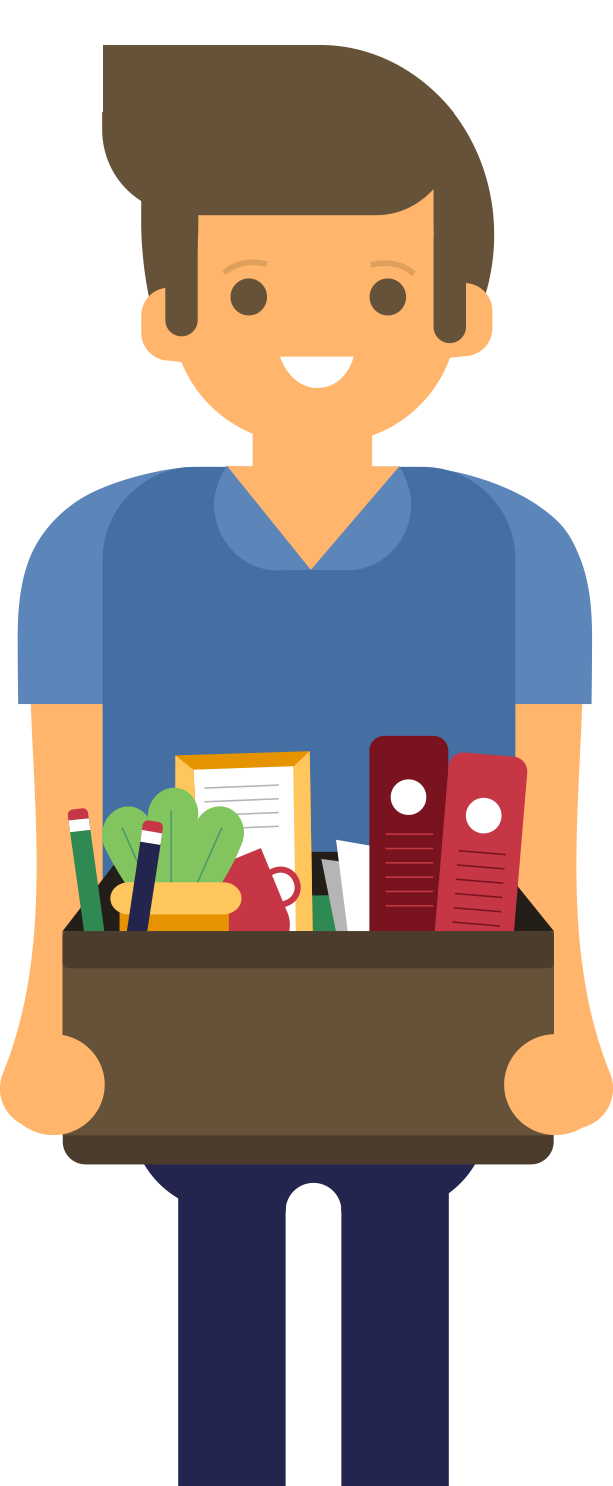
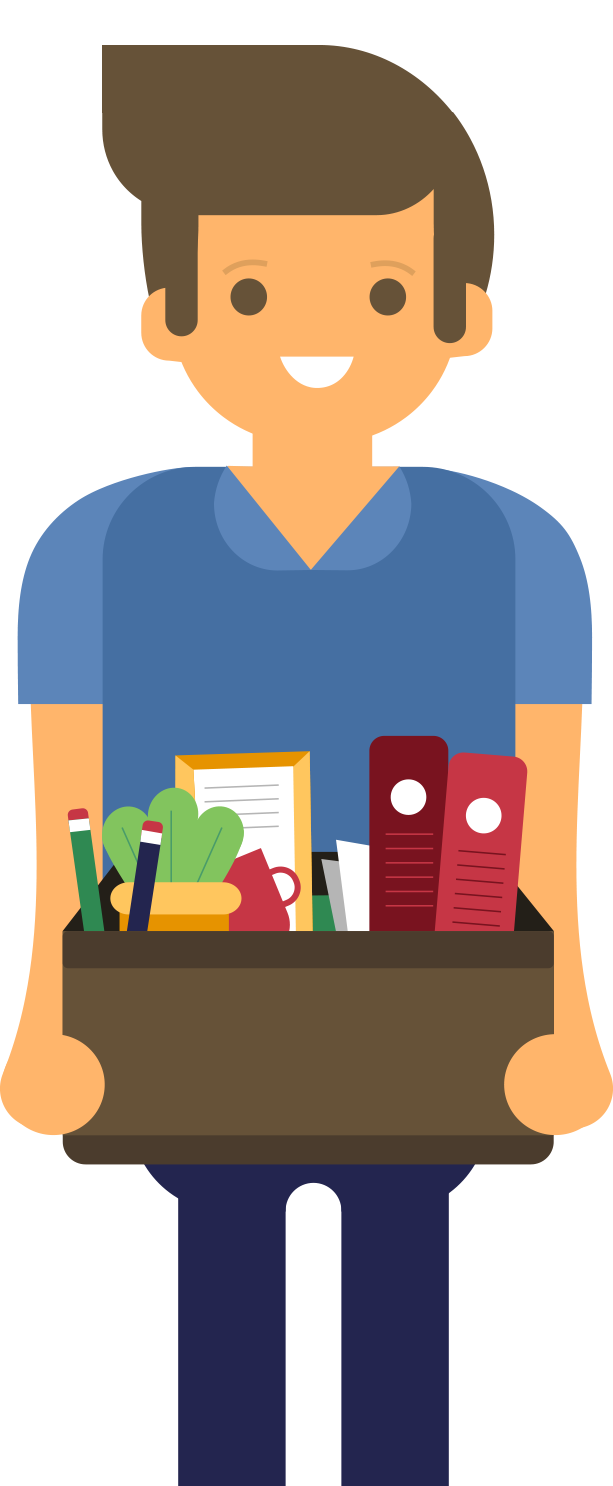
The second 613x1486 image is a revision of the first. Changes to its layers:
hid "Vector Smart Object" (1st of 12), painted on it over [323, 45, 454, 113]
hid "Vector Smart Object" (2nd of 12), painted on it over [102, 73, 495, 297]
added layer "Vector Smart Object" (7th of 12) above "Vector Smart Object" over [102, 45, 453, 113]
added layer "Vector Smart Object" (8th of 12) above "Vector Smart Object" over [102, 73, 495, 297]
